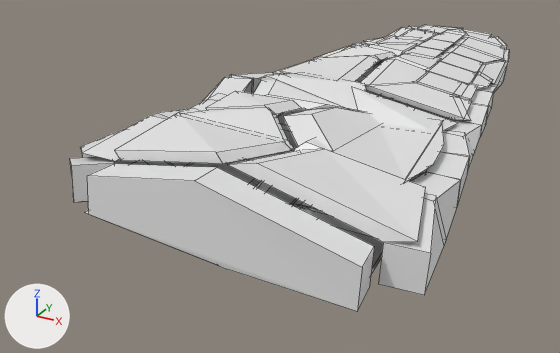
The Blender file Assets/Models/GABA_tree.blend as it was, and as the next commit left it.
One viewpoint serves both versions: a 50 mm camera at (5.91, -15.41, 5.28) aimed at (-1.67, -1.63, -1.61). The axes (+X, +Y, +Z) are drawn at lower left. The lights are the same throughout. Mesh edges are drawn as thin lines.

Names of what the first picture shows: 'river'.
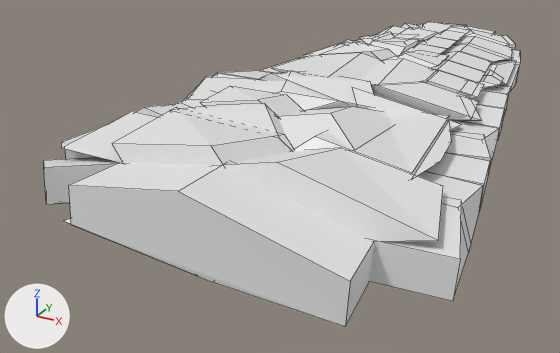
Pixel boxes (x1, y1, x2, y2) of what changed, in the pictures (560 x 353 px):
'river', modifiers changed (8% wider, 7% taller): before (70, 25, 509, 311); after (44, 22, 520, 327)

The edits, one by one:
Object 'river' (ob_river) has a SOLIDIFY modifier named 'Solidify'.
On modifier 'Solidify' of object 'river' (ob_river), thickness goes from 0.51 to 1.17.
